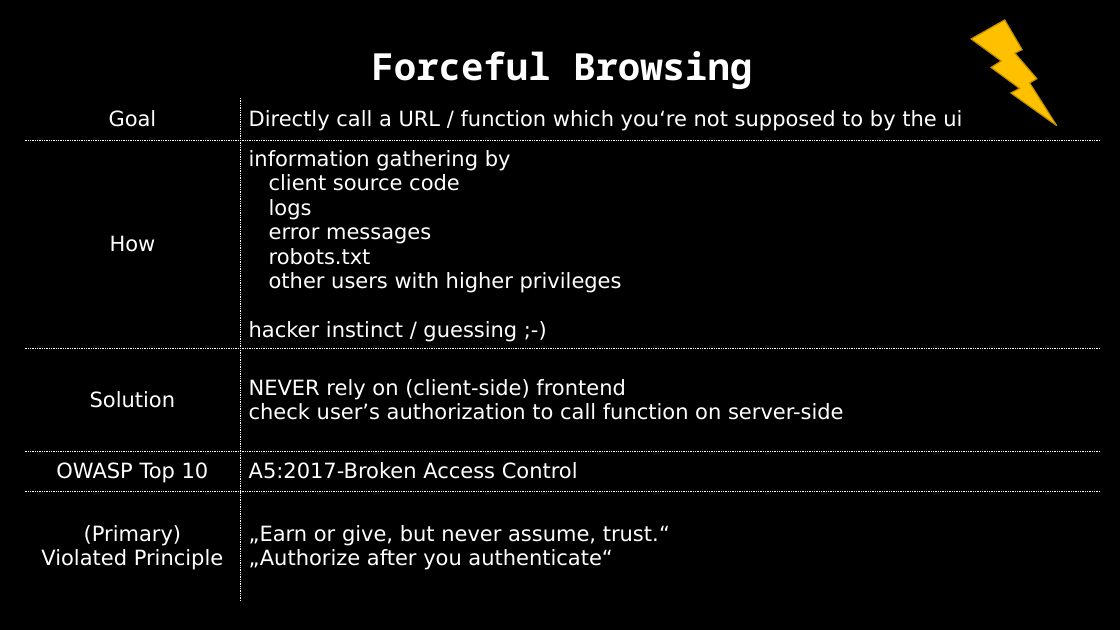
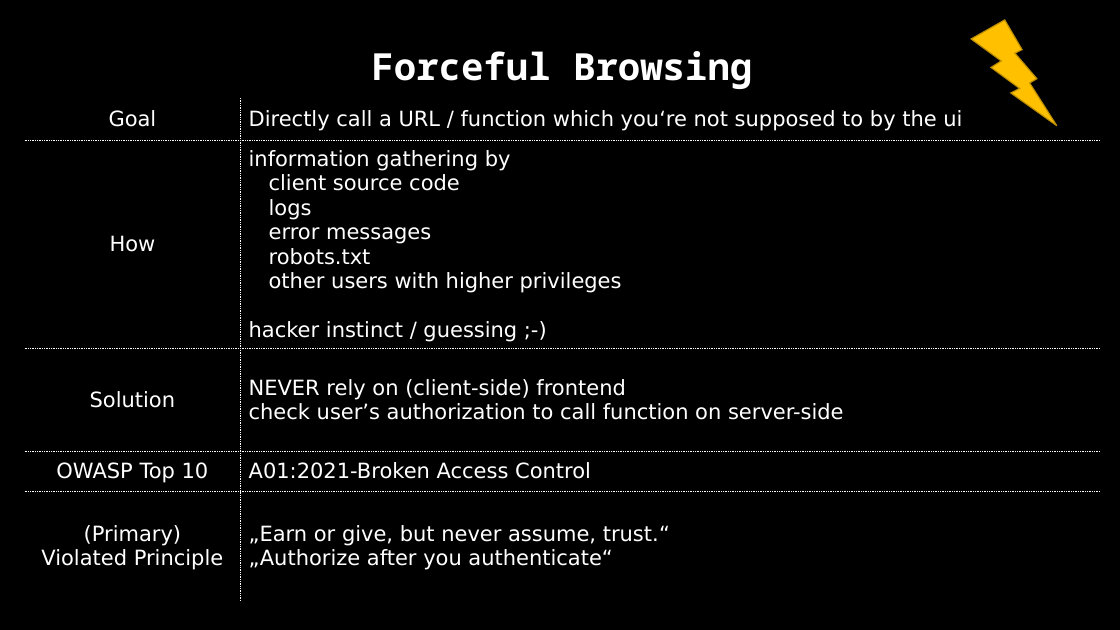
Before and after one commit to dschwarz91/websec-lecture, a slide deck: slide 29 of slides/X_Revision_Day_2.pptx (slide 28 before the commit). Drawn at 1120x630 pixels with LibreOffice and Linux fonts; fonts in the diff are those of the drawing. Boxes give left, top, right and bottom in pixels: in the first picture for what was removed or moved away, otherwise in the second. Text is boxed around its words. In the diff, an @@ line names an element or a change of style, - is before the commit and + after.

```diff
--- a/slides/X_Revision_Day_2.pptx
+++ b/slides/X_Revision_Day_2.pptx
@@ table at <box>24,34,1100,602</box> @@
-row 5, column 2: A5:2017-Broken Access Control
+row 5, column 2: A01:2021-Broken Access Control
```
Also in this commit, not shown: 9 other slides changed, 1 slide added, 2 other files.
